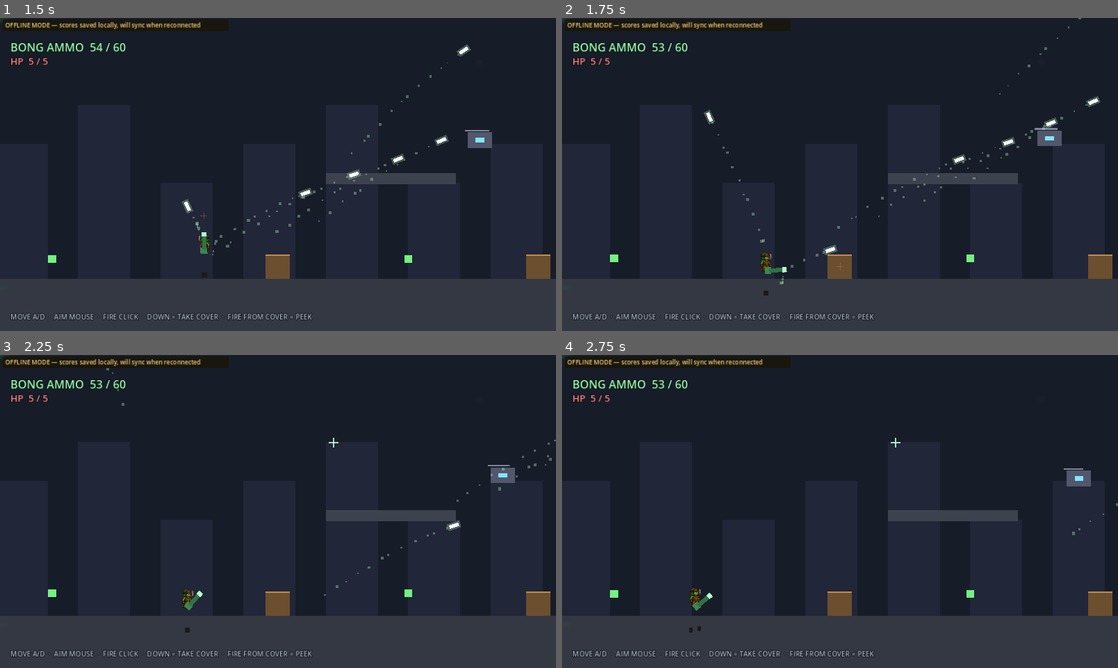
Above: before the commit, frames 1-4 (two rows, left to right).
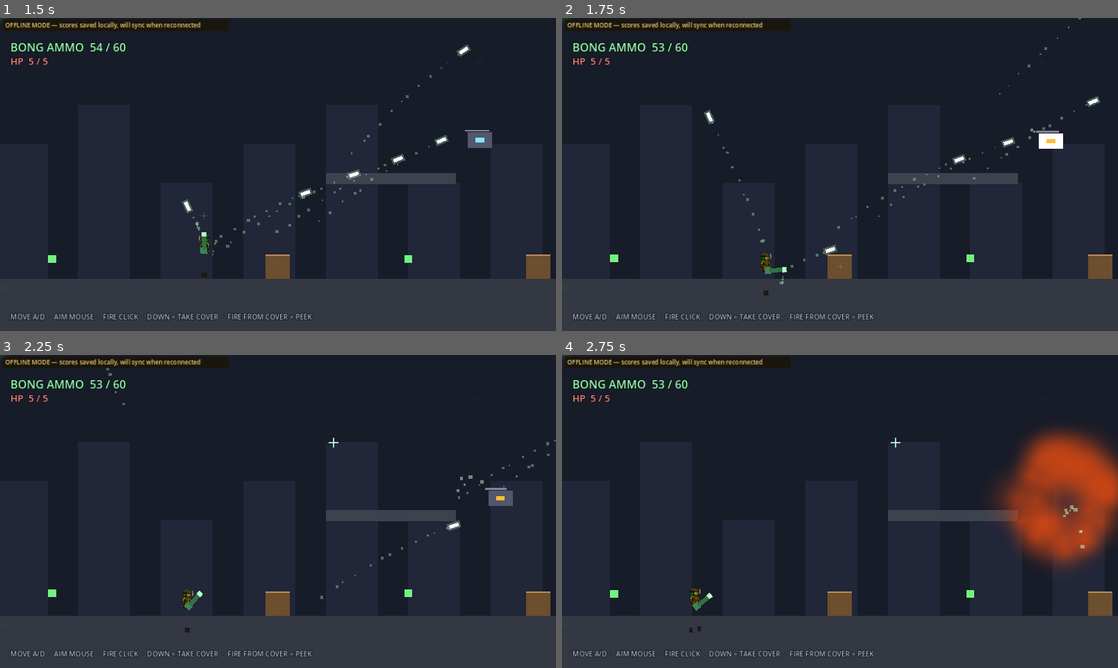
Above: after the commit, the same moments.

Repository: youngstunners88/GM-GAME
Game: Godot game, scene res://src/shooter/prototype_room.tscn
The game is run twice, just before and just after one commit, with the same random seed, the same clock (stepped at 60 frames per second) and the same inputs. This scene is started directly instead of the project's main scene. Sound files missing from this copy of the repository are replaced by a short silence.
Inputs (mouse positions are in pixels of both pictures, inside the frame that each line leads up to):
- Up to frame 1 (1.5 s): tap Enter at 0.5 s; move the mouse to (400, 158) at 0.52 s; hold D (move_right) 0.53-1.25 s; hold J (attack) 0.53-1.25 s; click (400, 158) at 0.67 s; tap Space (jump) at 0.77 s; drag from (166, 190) to (278, 265) at 1.27 s
- Up to frame 2 (1.75 s): no input
- Up to frame 3 (2.25 s): move the mouse to (333, 442) at 2.02 s; hold A (move_left) from 2.03 s (still down); hold E (interact) from 2.03 s (still down)
- Up to frame 4 (2.75 s): keep holding A (move_left); keep holding E (interact)

Frame 1 is identical in both runs. In frame 2, 0.4% of the frame differs, in the area x 46-91%, y 31-75%; in frame 3, 0.6%; in frame 4, 7.8%, in the area x 77-100%, y 23-69%.
Error in both runs: Cannot call method 'get_visible_rect' on a null value. (res://src/autoload/mobile_input_handler.gd:23)

Commit message:
fix(v1.2): player bolts collide with the enemy layer
PR #11 review catch (charliecreates[bot]) — the prototype room was
unwinnable. Bolts masked layers 1|2 (world + player) while EnemyDrone sits
on layer 4, so a player bolt never reached the `enemy` branch in
_on_body_entered: drones took no damage and waves could never be cleared.

Mask is now 1|2|4. Friendly fire stays impossible via the existing `hostile`
checks rather than via the mask, since one bolt script serves both sides:
a player bolt passing through a drone skips the enemy branch only when
hostile, and an enemy bolt likewise can't hurt another drone.

Also closes the hole in the verification that let this through.
verify-shooter.mjs previously asserted "firing produces no errors", which an
unhittable enemy passes cleanly. It now sweeps the aim through the drone's
patrol band and requires ComboSystem's existing score beacon to rise —
proof a drone actually died. Confirmed non-vacuous by running the new gate
against the old mask: FAIL, score 0. With the fix: PASS, score 75
(one kill at 1x multiplier).

Re-verified: gdparse clean, export 0 script errors, v1.0 campaign 5/5 gates,
sentinel 18/18.

Co-Authored-By: Claude Opus 5 <noreply@anthropic.com>
Claude-Session: https://claude.ai/code/session_01KkjNwKWegSVaQWrVTiU8ru

Diff:
--- a/src/shooter/smoke_projectile.gd
+++ b/src/shooter/smoke_projectile.gd
@@ -16,9 +16,13 @@
 
 func _ready() -> void:
 	add_to_group("smoke_projectile")
-	# Bolts collide with world (1) + whatever they can damage; cover is world.
+	# Bolts collide with world (1) + player (2) + enemies (4). The enemy bit is
+	# NOT optional: without it a player bolt never reaches the `enemy` branch
+	# in _on_body_entered, drones cannot be damaged, and the room is
+	# unwinnable. Friendly fire is prevented by the `hostile` checks below,
+	# not by the mask — one bolt script serves both sides.
 	collision_layer = 0
-	collision_mask = 1 | 2   # world + player bodies
+	collision_mask = 1 | 2 | 4
 	_build_visual()
 	body_entered.connect(_on_body_entered)
 	area_entered.connect(_on_area_entered)
--- a/src/shooter/smoke_projectile.tscn
+++ b/src/shooter/smoke_projectile.tscn
@@ -4,6 +4,6 @@
 
 [node name="SmokeProjectile" type="Area2D"]
 collision_layer = 0
-collision_mask = 3
+collision_mask = 7
 monitorable = false
 script = ExtResource("1_bolt")
Not shown, changed: scripts/verify-shooter.mjs
